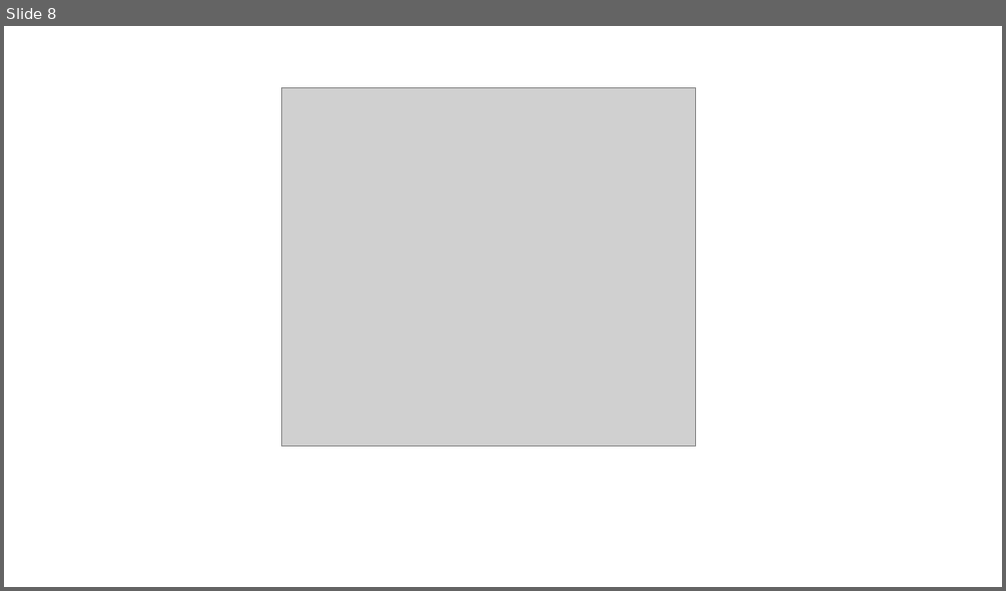
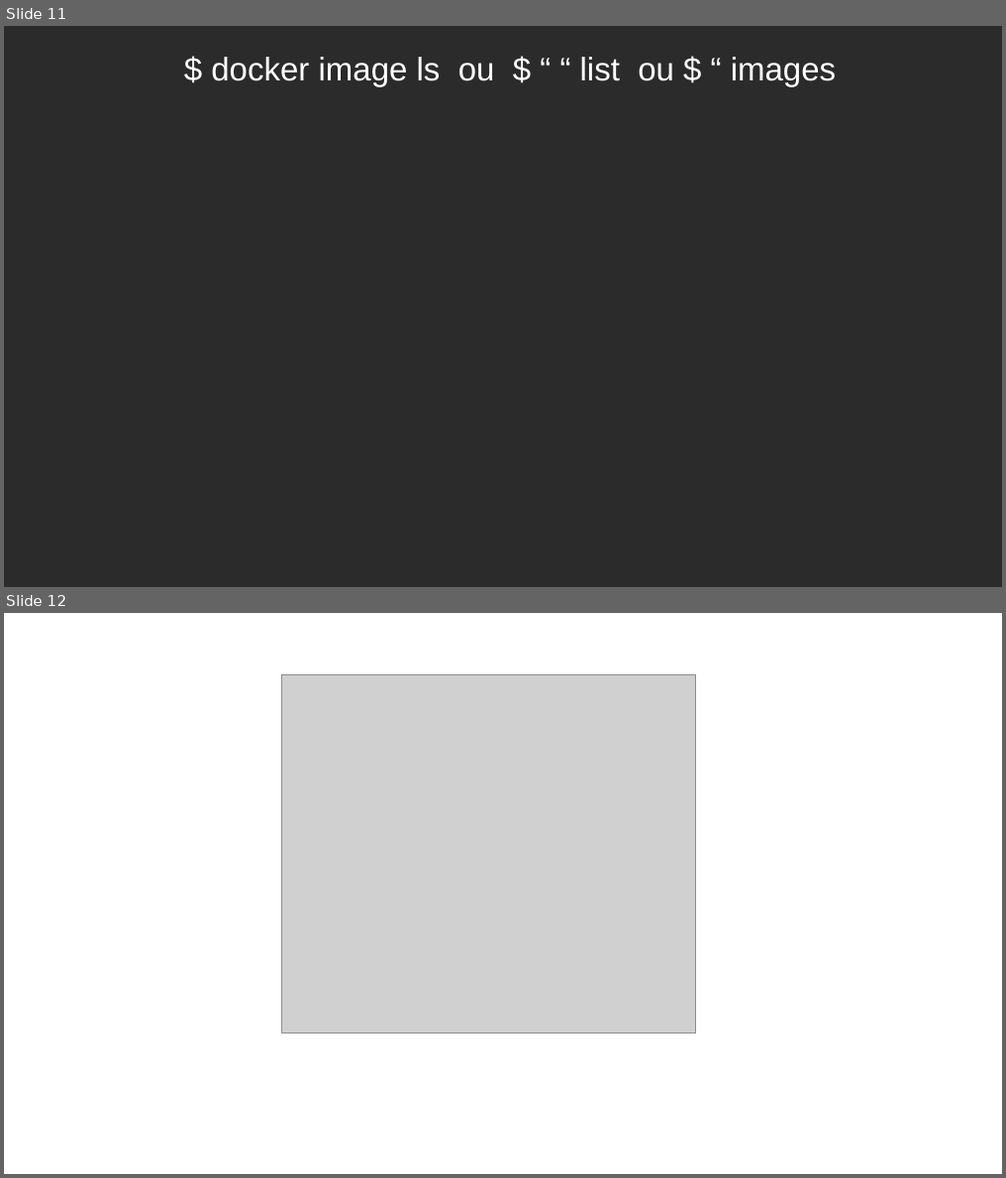
Before and after one commit to celsonery/kubernetes-docs, a slide deck: apresentacao_docker_kubernetes/apresentacao.odp. Shown one above the other, each under a label of ours: slide 8 before the commit, slides 11 and 12 after it. The pictures are 1006x591 and 1006x1178 pixels, drawn with LibreOffice and Linux fonts; fonts in the diff are those of the drawing; grey boxes stand for pictures; background and template pictures are left out; a plain dark background stands for a picture behind light text. Boxes give left, top, right and bottom in pixels: in the first picture for what was removed or moved away, otherwise in the second. Text is boxed around its words. In the diff, an @@ line names an element or a change of style, - is before the commit and + after.

```diff
--- a/apresentacao_docker_kubernetes/apresentacao.odp
+++ b/apresentacao_docker_kubernetes/apresentacao.odp
@@ slide 11 added at (x1=4, y1=26, x2=1002, y2=587), background picture (left out) @@
@@ text added at (x1=211, y1=57, x2=836, y2=87), 26 pt, text #FFFFFF @@
+$ docker image ls ou $ “ “ list ou $ “ images
@@ what was slide 8 is now slide 12 @@
```
Also in this commit, not shown: 3 slides changed, 4 other slides added, 1 slide removed, 7 other files.
